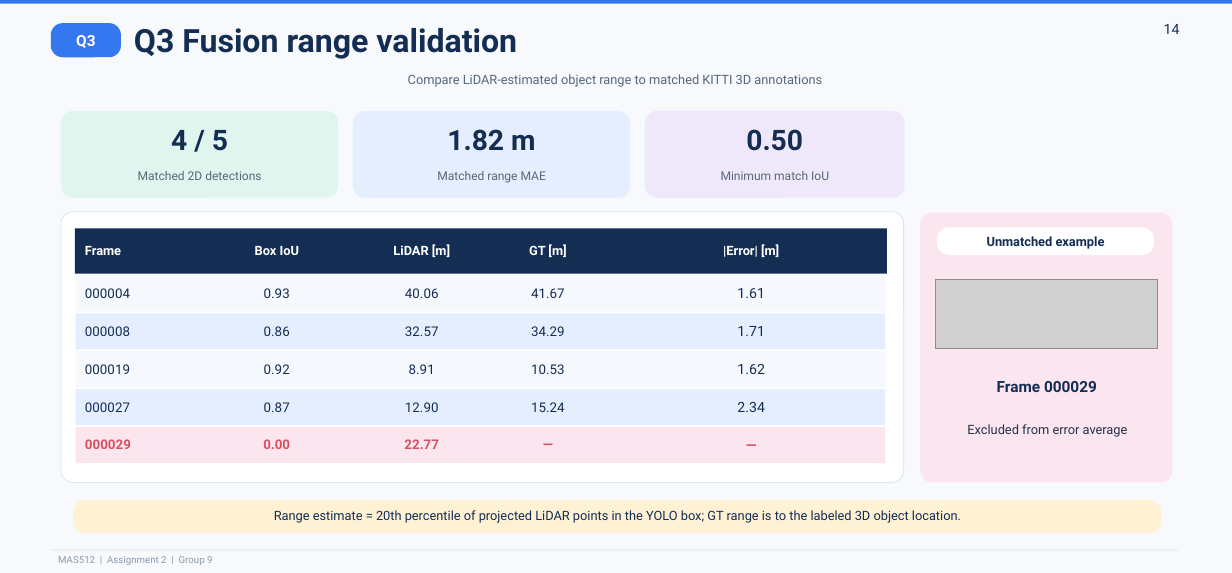
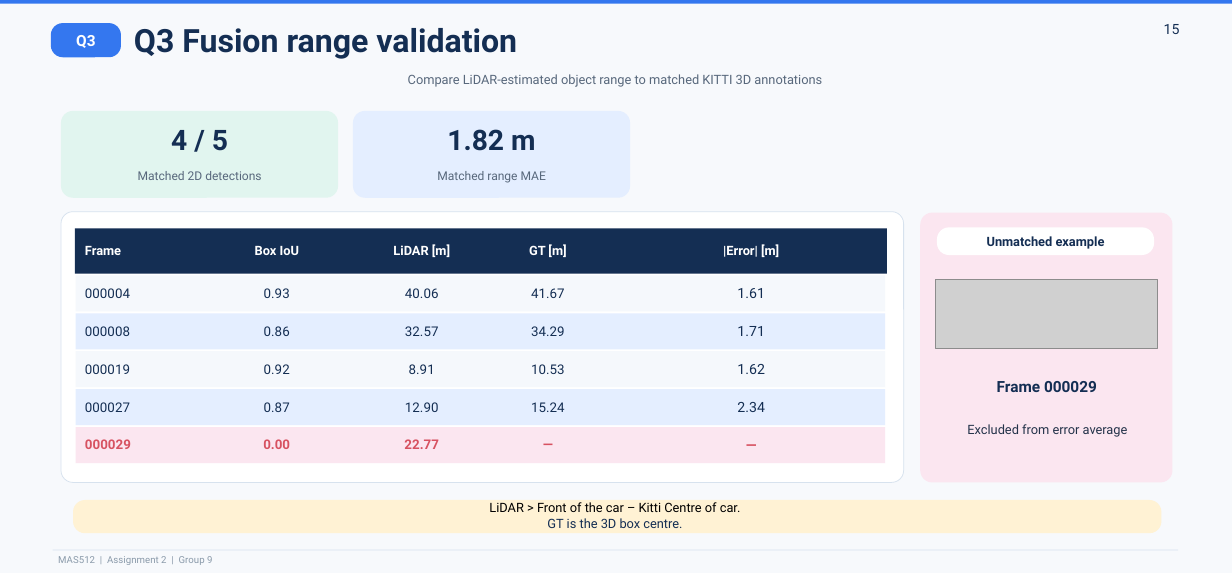
Before and after one commit to hedheddaw-stack/MAS512_Group9, a slide deck: slide 15 of MAS512_Assignment_2_gr9.pptx (slide 14 before the commit). Drawn at 1232x573 pixels with LibreOffice and Linux fonts; fonts in the diff are those of the drawing; grey boxes stand for pictures. Boxes give left, top, right and bottom in pixels: in the first picture for what was removed or moved away, otherwise in the second. Text is boxed around its words. In the diff, an @@ line names an element or a change of style, - is before the commit and + after.

```diff
--- a/MAS512_Assignment_2_gr9.pptx
+++ b/MAS512_Assignment_2_gr9.pptx
@@ text at (x1=1164, y1=24, x2=1180, y2=34): text changed @@
-14
+15
@@ rounded rectangle removed at (x1=645, y1=111, x2=905, y2=198) @@
@@ text removed at (x1=746, y1=129, x2=803, y2=151) @@
-0.50
@@ text removed at (x1=721, y1=171, x2=829, y2=180) @@
-Minimum match IoU
@@ text at (x1=489, y1=502, x2=741, y2=528): text changed; text colour #142E53 to #000000 @@
-Range estimate = 20th percentile of projected LiDAR points in the YOLO box; GT range is to the labeled 3D object location.
+LiDAR > Front of the car – Kitti Centre of car.
+GT is the 3D box centre.
```
Also in this commit, not shown: 10 other slides changed, 1 slide added, 1 slide removed.
